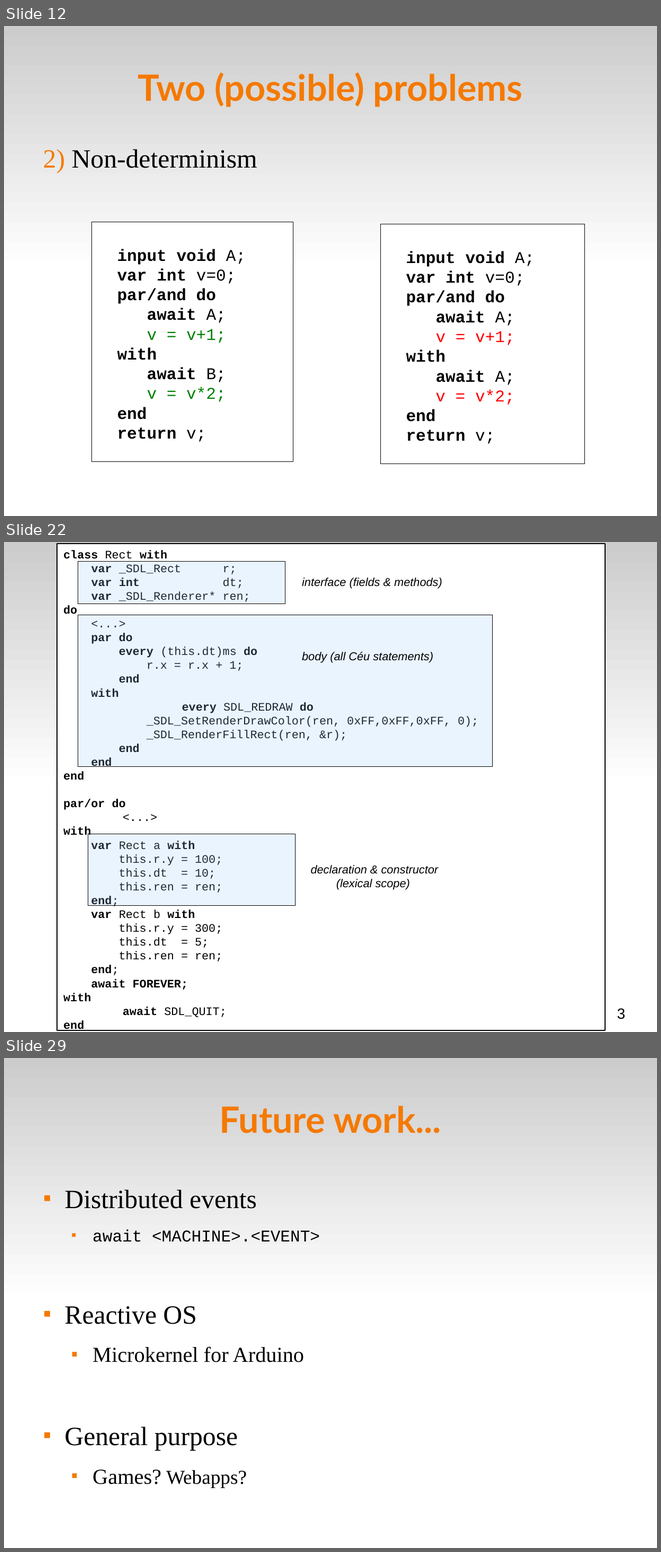
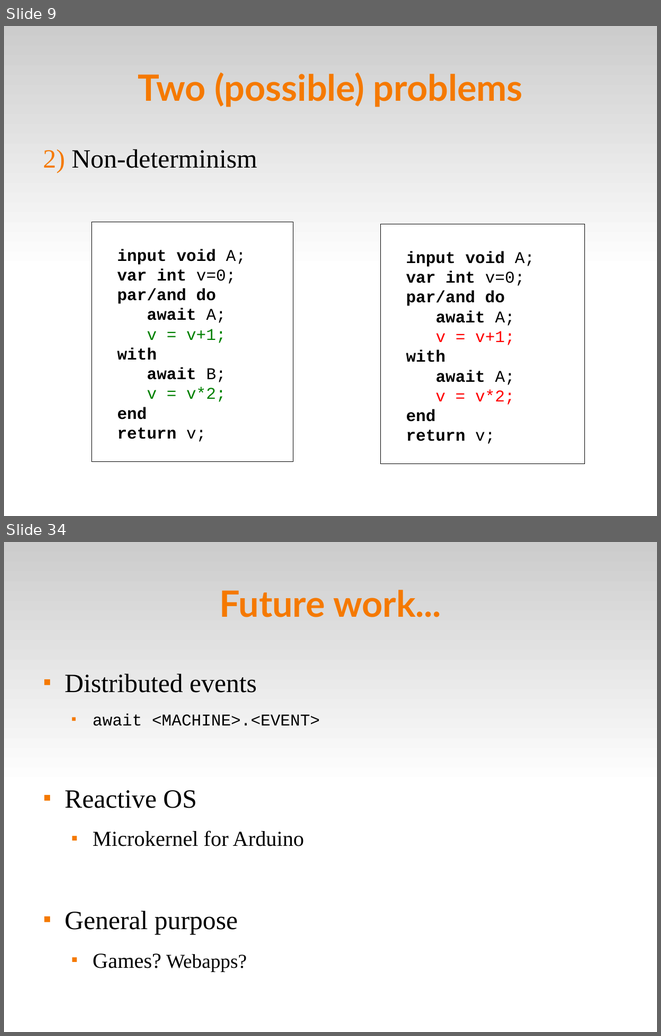
Before and after one commit to fsantanna-no/ceu-docs, a slide deck: ceu_seminarios.odp. Shown one above the other, each under a label of ours: slides 12, 22 and 29 before the commit, slides 9 and 34 after it; the slides between them are not shown. The pictures are 661x1552 and 661x1036 pixels, drawn with LibreOffice and Linux fonts; fonts in the diff are those of the drawing. Boxes give left, top, right and bottom in pixels: in the first picture for what was removed or moved away, otherwise in the second. Text is boxed around its words. In the diff, an @@ line names an element or a change of style, - is before the commit and + after.

```diff
--- a/ceu_seminarios.odp
+++ b/ceu_seminarios.odp
@@ slide 22 removed at <box>4,542,657,1032</box>, background #FFFFFF; not listed: 1 template element that a slide beside it also shows @@
@@ rectangle removed at <box>58,543,606,1030</box> @@
-class Rect with
-var _SDL_Rect r;
-var int dt;
-var _SDL_Renderer* ren;
-do
-<...>
-par do
-every (this.dt)ms do
-r.x = r.x + 1;
-end
-with
-every SDL_REDRAW do
-_SDL_SetRenderDrawColor(ren, 0xFF,0xFF,0xFF, 0);
-_SDL_RenderFillRect(ren, &r);
-end
-end
-end
-par/or do
-<...>
-with
-var Rect a with
-this.r.y = 100;
-this.dt = 10;
-this.ren = ren;
-end;
-var Rect b with
-this.r.y = 300;
-this.dt = 5;
-this.ren = ren;
-end;
-await FOREVER;
-with
-await SDL_QUIT;
-end
@@ rectangle removed at <box>78,562,285,603</box> @@
@@ text removed at <box>302,578,442,588</box> @@
-interface (fields & methods)
@@ rectangle removed at <box>78,615,493,766</box> @@
@@ text removed at <box>302,652,433,663</box> @@
-body (all Céu statements)
@@ rectangle removed at <box>88,834,296,905</box> @@
@@ text removed at <box>311,865,439,890</box> @@
-declaration & constructor
-(lexical scope)
@@ text removed at <box>617,1008,626,1019</box> @@
-3
@@ what was slide 12 is now slide 9 @@
@@ what was slide 29 is now slide 34 @@
```
Also in this commit, not shown: 5 slides changed, 46 slides added, 15 other slides removed, 1 other file.
